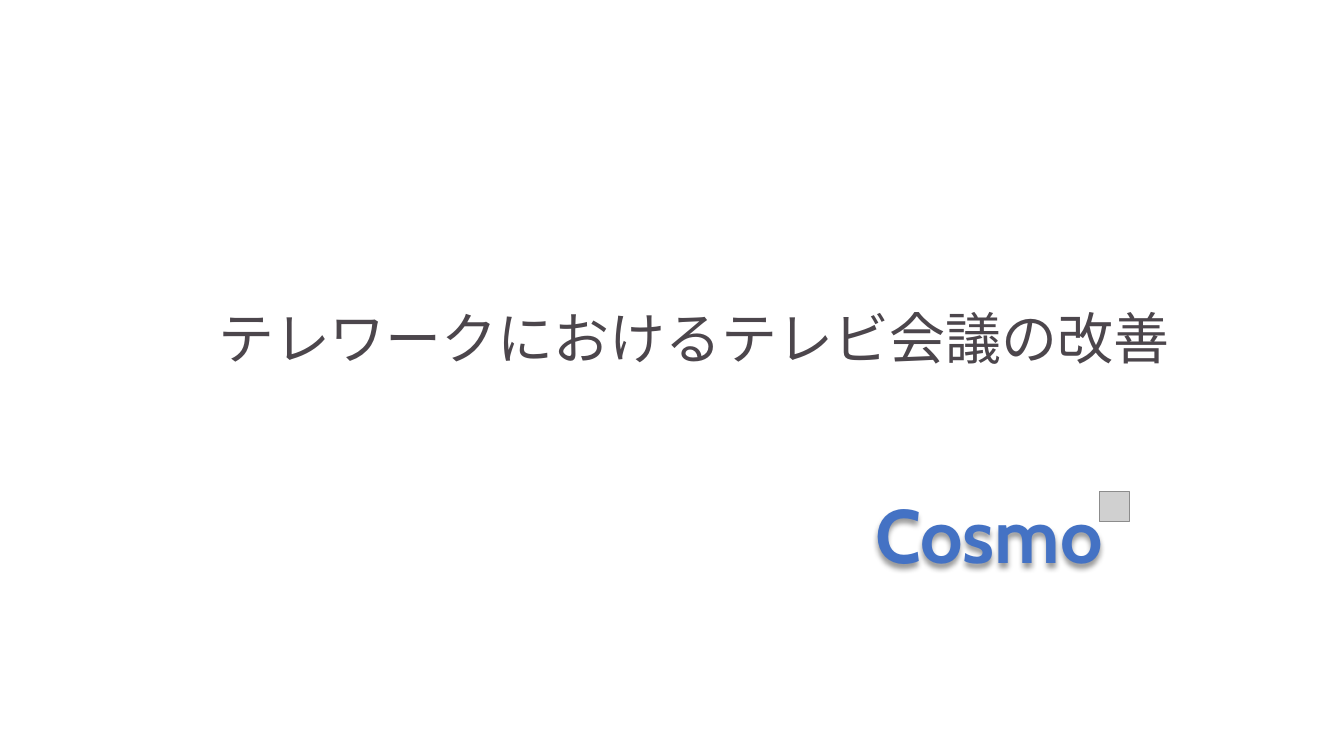
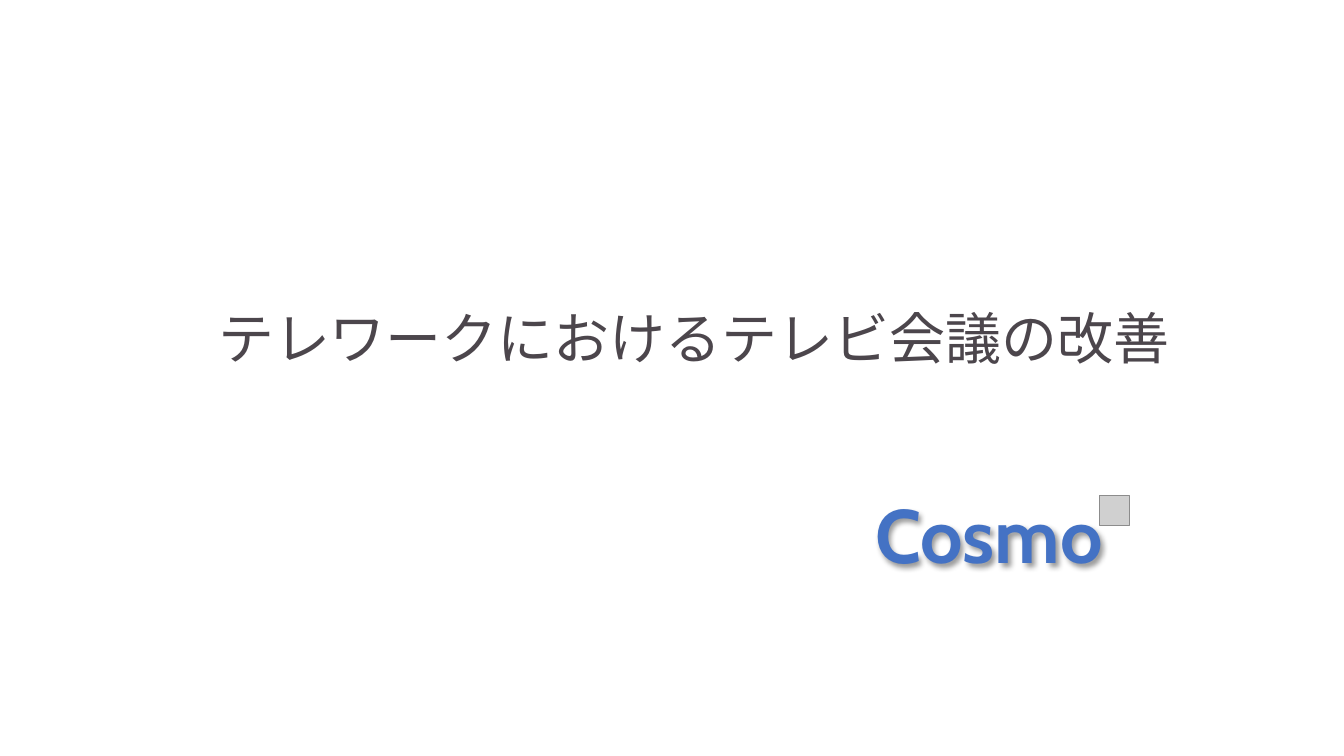
Before and after one commit to AdiosSora/subcall_cosmo, a slide deck: slide 1 of stable.pptx (slide 7 before the commit). Drawn at 1344x756 pixels with LibreOffice and Linux fonts; fonts in the diff are those of the drawing; grey boxes stand for pictures; background and template pictures are left out. Boxes give left, top, right and bottom in pixels: in the first picture for what was removed or moved away, otherwise in the second. Text is boxed around its words. In the diff, an @@ line names an element or a change of style, - is before the commit and + after.

```diff
--- a/stable.pptx
+++ b/stable.pptx
@@ text "Cosmo" at bbox=[875, 500, 1103, 568]: letter outline #FFF2CC 1.5 pt to #FFFFFF 1.5 pt @@
@@ picture: place and size @@
-picture at bbox=[1100, 491, 1130, 521]
+picture at bbox=[1100, 495, 1130, 525]
```
Also in this commit, not shown: 5 other slides changed, 4 slides added, 18 slides removed.
